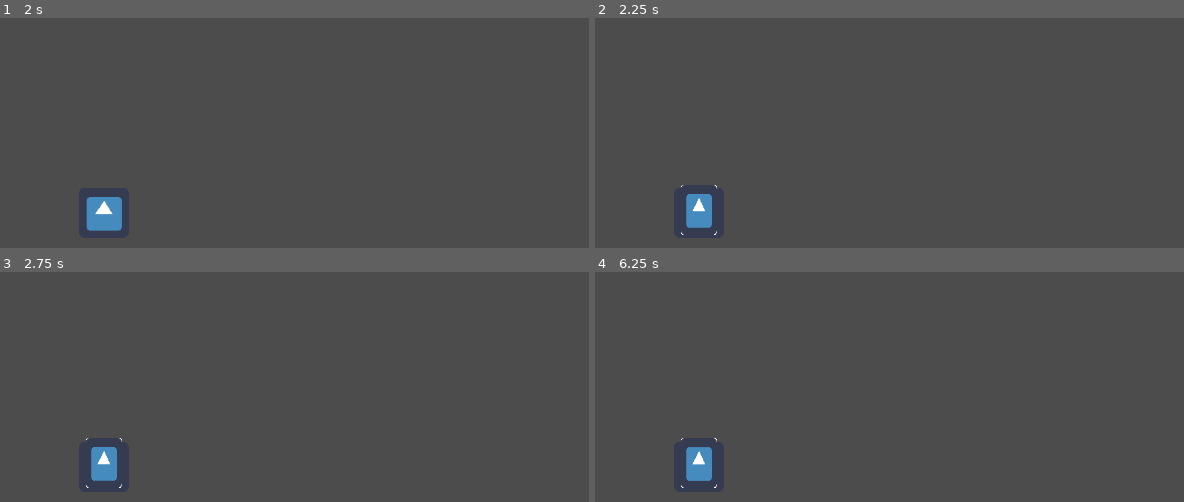
Above: before the commit, frames 1-4 (two rows, left to right).
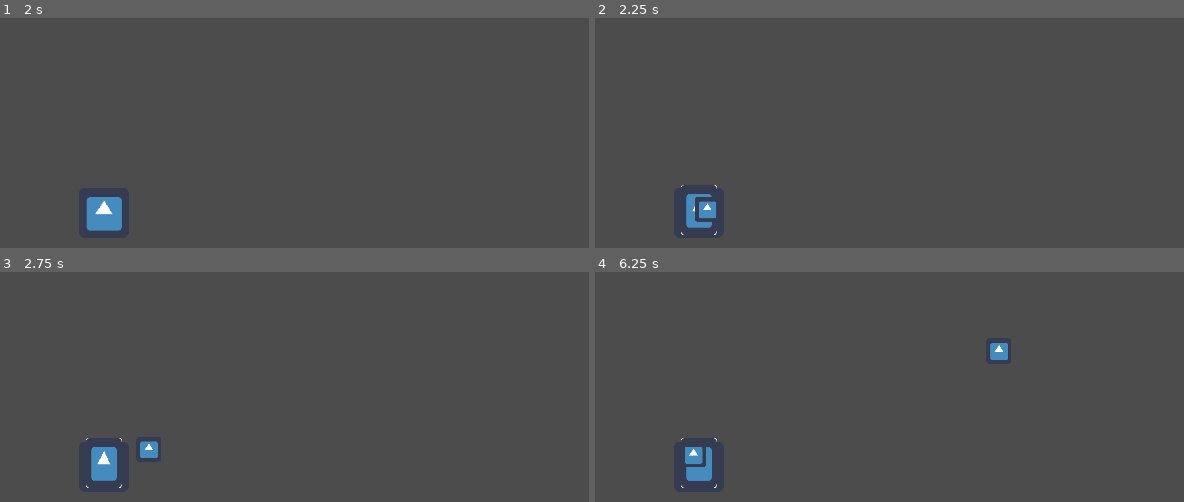
Above: after the commit, the same moments.

Repository: Geminimax/GWJ57
Game: Godot game, scene res://node/UI/SpellHolder.tscn
Same seed, same stepped clock (60 frames per second), same inputs: the game is played once before the commit and once after it. The project has no main scene, so this scene is started directly. The engine's default icon, where the game draws it, is replaced by a stand-in: a white triangle on a blue panel in a dark square.
Inputs (mouse positions are in pixels of both pictures, inside the frame that each line leads up to):
- Up to frame 1 (2 s): tap Enter at 0.5 s; move the mouse to (365, 229) at 0.52 s; hold Up (ui_up) 0.53-1.28 s; tap Mouse wheel down (spell_roll_left) at 0.6 s; tap Mouse wheel up (spell_roll_right) at 0.8, 1.35 s; tap Space at 1.25 s; move the mouse to (outside the picture) at 1.27 s; hold Down (ui_down) from 1.28 s (still down); click (outside the picture) at 1.55 s
- Up to frame 2 (2.25 s): tap Enter at 2 s; move the mouse to (865, 149) at 2.02 s; release Down (ui_down) at 2.03 s; hold Up (ui_up) from 2.03 s (still down); click (865, 149) at 2.1 s
- Up to frame 3 (2.75 s): keep holding Up (ui_up); tap Mouse wheel down (spell_roll_left) at 2.3 s
- Up to frame 4 (6.25 s): move the mouse to (outside the picture) at 2.77 s; tap Mouse wheel down (spell_roll_left) at 2.85, 4.55, 5.1 s; tap Mouse wheel up (spell_roll_right) at 3.05, 3.6, 5.3, 5.85 s; move the mouse to (outside the picture) at 3.52 s; release Up (ui_up) at 3.53 s; hold Down (ui_down) 3.53-5.78 s; click (outside the picture) at 3.8 s; move the mouse to (outside the picture) at 4.27 s; click (outside the picture) at 4.35 s; move the mouse to (outside the picture) at 5.02 s; move the mouse to (665, 389) at 5.77 s; hold Up (ui_up) from 5.78 s (still down); click (665, 389) at 6.05 s

Frame 1 is identical in both runs. In frame 2, 0.3% of the frame differs, in the area x 16-21%, y 77-89%; in frame 3, 0.2%; in frame 4, 0.4%, in the area x 15-71%, y 30-85%.
Error before the commit: Division By Zero in operator '/'. (res://node/UI/SpellHolder.gd:57)
Error after the commit: Invalid get index '0' (on base: 'Array'). (res://node/UI/SpellHolder.gd:32)

Commit message:
Test spell

Diff:
--- /dev/null
+++ b/ForgottenKnowledge/node/Projectile/Projectile.gd
@@ -0,0 +1,14 @@
+extends Node2D
+
+
+var direction : Vector2 = Vector2.UP
+var speed : float = 100
+
+# Called when the node enters the scene tree for the first time.
+func _ready():
+    pass
+
+
+# Called every frame. 'delta' is the elapsed time since the previous frame.
+func _process(delta):
+    global_position += direction * speed * delta
--- /dev/null
+++ b/ForgottenKnowledge/node/Projectile/Projectile.tscn
@@ -0,0 +1,21 @@
+[gd_scene load_steps=4 format=2]
+
+[ext_resource path="res://icon.png" type="Texture" id=1]
+[ext_resource path="res://node/Projectile/Projectile.gd" type="Script" id=2]
+
+[sub_resource type="SpriteFrames" id=1]
+animations = [ {
+"frames": [ ExtResource( 1 ) ],
+"loop": true,
+"name": "default",
+"speed": 5.0
+} ]
+
+[node name="Projectile" type="Node2D"]
+script = ExtResource( 2 )
+
+[node name="AnimatedSprite" type="AnimatedSprite" parent="."]
+scale = Vector2( 0.5, 0.5 )
+frames = SubResource( 1 )
+
+[node name="CollisionArea" type="Area2D" parent="."]
--- /dev/null
+++ b/ForgottenKnowledge/node/Projectile/Weapon.gd
@@ -0,0 +1,11 @@
+extends Node2D
+
+
+var firing_angle = 25
+export (PackedScene) var bullet
+
+func fire(direction, spawn_position = global_position):
+    var bullet_instance = bullet.instance()
+    bullet_instance.direction = direction
+    get_tree().root.add_child(bullet_instance)
+    bullet_instance.global_position = spawn_position
--- /dev/null
+++ b/ForgottenKnowledge/node/Projectile/Weapon.tscn
@@ -0,0 +1,6 @@
+[gd_scene load_steps=2 format=2]
+
+[ext_resource path="res://node/Projectile/Weapon.gd" type="Script" id=1]
+
+[node name="Weapon" type="Node2D"]
+script = ExtResource( 1 )
--- a/ForgottenKnowledge/node/Spell/Spell.gd
+++ b/ForgottenKnowledge/node/Spell/Spell.gd
@@ -1,15 +1,18 @@
 extends Node
 
-
-# Declare member variables here. Examples:
-# var a = 2
-# var b = "text"
 export (Texture) var spell_img
 export (String) var spell_name
 export (String) var spell_description
+export (int) var mana_cost = 1
 
-func cast_at_position(target : Vector2):
+func cast(source,target):
+    if(target is Vector2):
+        cast_at_position(source,target)
+    elif(target is Node):
+        cast_at_target(source, target)
+
+func cast_at_position(source, target):
     pass
 
-func cast_at_target(target : Node2D):
+func cast_at_target(source, target):
     pass
--- /dev/null
+++ b/ForgottenKnowledge/node/Spell/SpellShoot.gd
@@ -0,0 +1,5 @@
+extends "res://node/Spell/Spell.gd"
+
+func cast_at_position(source, target):
+    var direction = source.global_position.direction_to(target)
+    $Weapon.fire(direction, source.global_position)
--- /dev/null
+++ b/ForgottenKnowledge/node/Spell/SpellShoot.tscn
@@ -0,0 +1,14 @@
+[gd_scene load_steps=6 format=2]
+
+[ext_resource path="res://node/Spell/Spell.tscn" type="PackedScene" id=1]
+[ext_resource path="res://node/Spell/SpellShoot.gd" type="Script" id=2]
+[ext_resource path="res://node/Projectile/Weapon.tscn" type="PackedScene" id=3]
+[ext_resource path="res://icon.png" type="Texture" id=4]
+[ext_resource path="res://node/Projectile/Projectile.tscn" type="PackedScene" id=5]
+
+[node name="SpellShoot" instance=ExtResource( 1 )]
+script = ExtResource( 2 )
+spell_img = ExtResource( 4 )
+
+[node name="Weapon" parent="." index="0" instance=ExtResource( 3 )]
+bullet = ExtResource( 5 )
--- a/ForgottenKnowledge/node/UI/SpellCard.gd
+++ b/ForgottenKnowledge/node/UI/SpellCard.gd
@@ -20,4 +20,4 @@
 func set_spell(value):
     spell = value
     if(spell):
-        $Sprite.texture = spell.texture
+        $Sprite.texture = spell.spell_img
--- a/ForgottenKnowledge/node/UI/SpellHolder.gd
+++ b/ForgottenKnowledge/node/UI/SpellHolder.gd
@@ -5,6 +5,8 @@
 # var a = 2
 # var b = "text"
 export (PackedScene) var spell_card_scene
+
+var test_spell = load("res://node/Spell/Spell.tscn")
 
 var card_size = 60
 var spell_cards : Array = []
@@ -16,15 +18,27 @@
 
 func _process(delta):
     if(Input.is_action_just_pressed("ui_up")):
-        add_spell(null)
+        add_spell(get_test_spell())
     if(Input.is_action_just_pressed("ui_down")):
         remove_spell(spell_cards.size() - 1)
     if(Input.is_action_just_released("spell_roll_left")):
         change_selected_spell(-1)
     if(Input.is_action_just_released("spell_roll_right")):
         change_selected_spell(1)
+    if(Input.is_action_just_pressed("cast_spell")):
+        cast_spell()
+
+func cast_spell():
+    var current_spell = spell_cards[selected_spell]
+    current_spell.spell.cast(self, get_global_mouse_position())
+func get_test_spell():
+    var spell_instance = load("res://node/Spell/SpellShoot.tscn").instance()
+    add_child(spell_instance)
+    return spell_instance
 
 func change_selected_spell(offset):
+    if(spell_cards.size() == 0):
+        return
     spell_cards[selected_spell].selected = false
     selected_spell += offset
     if(selected_spell < 0):
@@ -32,6 +46,7 @@
     if(selected_spell > spell_cards.size() - 1):
         selected_spell = (selected_spell - (spell_cards.size()))
     spell_cards[selected_spell].selected = true
+
 func add_spell(spell):
     var spell_card_instance = spell_card_scene.instance()
     add_child(spell_card_instance)
@@ -51,6 +66,8 @@
         selected_spell = max(index - 1,0)
 
 func reposition_cards():
+    if(spell_cards.size() == 0):
+        return
     tween.stop_all()
     var total_size = card_size * spell_cards.size()
     var initial_position = -total_size/2
--- a/ForgottenKnowledge/project.godot
+++ b/ForgottenKnowledge/project.godot
@@ -33,6 +33,11 @@
 "events": [ Object(InputEventMouseButton,"resource_local_to_scene":false,"resource_name":"","device":0,"alt":false,"shi …(212 unchanged characters)…
  ]
 }
+cast_spell={
+"deadzone": 0.5,
+"events": [ Object(InputEventMouseButton,"resource_local_to_scene":false,"resource_name":"","device":0,"alt":false,"shift":false,"control":false,"meta":false,"command":false,"button_mask":0,"position":Vector2( 0, 0 ),"global_position":Vector2( 0, 0 ),"factor":1.0,"button_index":1,"pressed":false,"doubleclick":false,"script":null)
+ ]
+}
 
 [physics]
 
